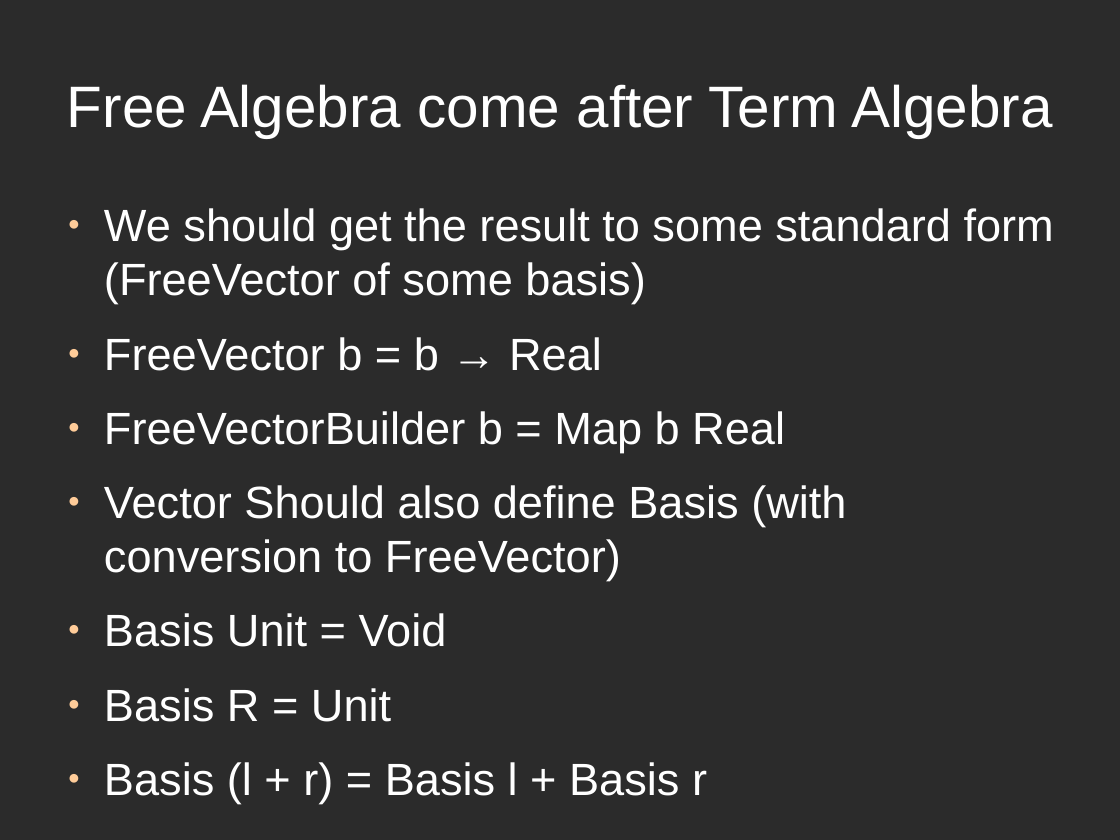
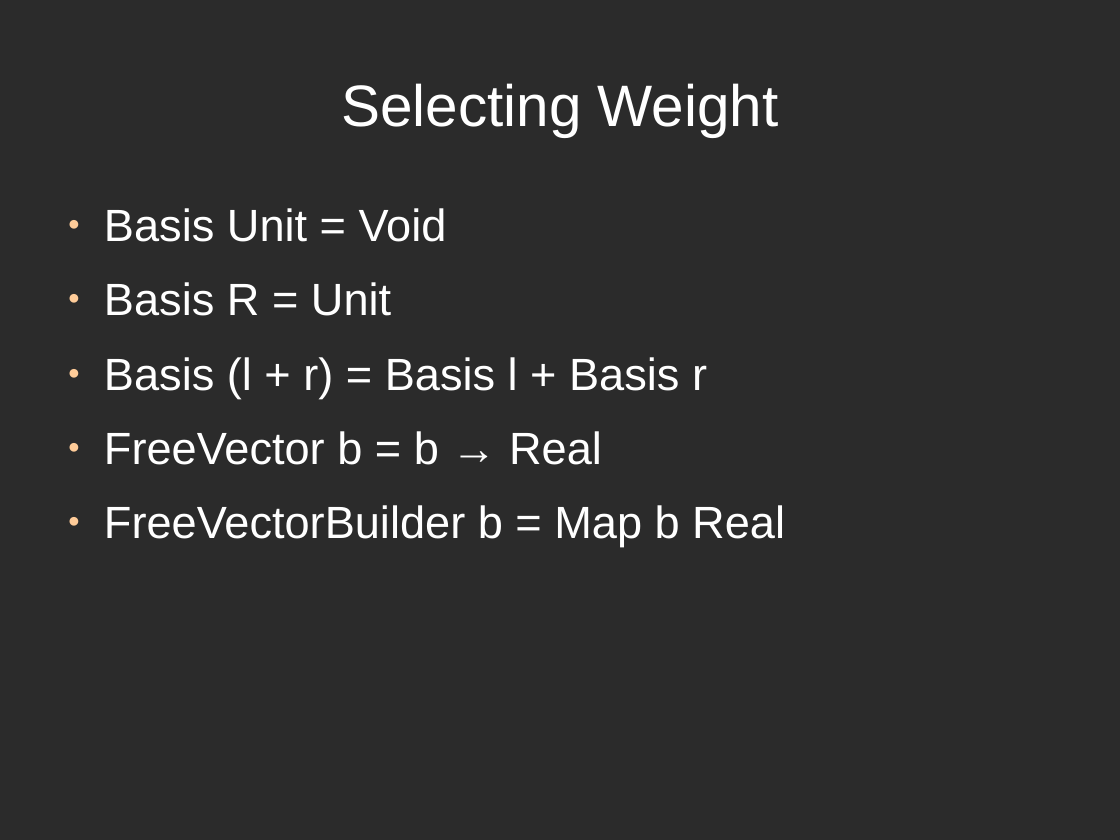
Before and after one commit to ThoughtWorksInc/DeepDarkFantasy, a slide deck: slide 23 of Talk.odp (slide 26 before the commit). Drawn at 1120x840 pixels with LibreOffice and Linux fonts; fonts in the diff are those of the drawing; background and template pictures are left out; a plain dark background stands for a picture behind light text. Boxes give left, top, right and bottom in pixels: in the first picture for what was removed or moved away, otherwise in the second. Text is boxed around its words. In the diff, an @@ line names an element or a change of style, - is before the commit and + after.

```diff
--- a/Talk.odp
+++ b/Talk.odp
@@ title removed at [67,84,1053,137] @@
-Free Algebra come after Term Algebra
@@ title added at [341,83,779,137], 41.4 pt, text #FFFFFF @@
+Selecting Weight
@@ text at [104,208,1054,581]: paragraphs removed @@
-● We should get the result to some standard form (FreeVector of some basis)
-● FreeVector b = b → Real
-● FreeVectorBuilder b = Map b Real
-● Vector Should also define Basis (with conversion to FreeVector)
@@ text at [104,431,785,547]: paragraphs added @@
+● FreeVector b = b → Real
+● FreeVectorBuilder b = Map b Real
```
Also in this commit, not shown: 17 other slides changed, 1 slide added, 1 slide removed.
